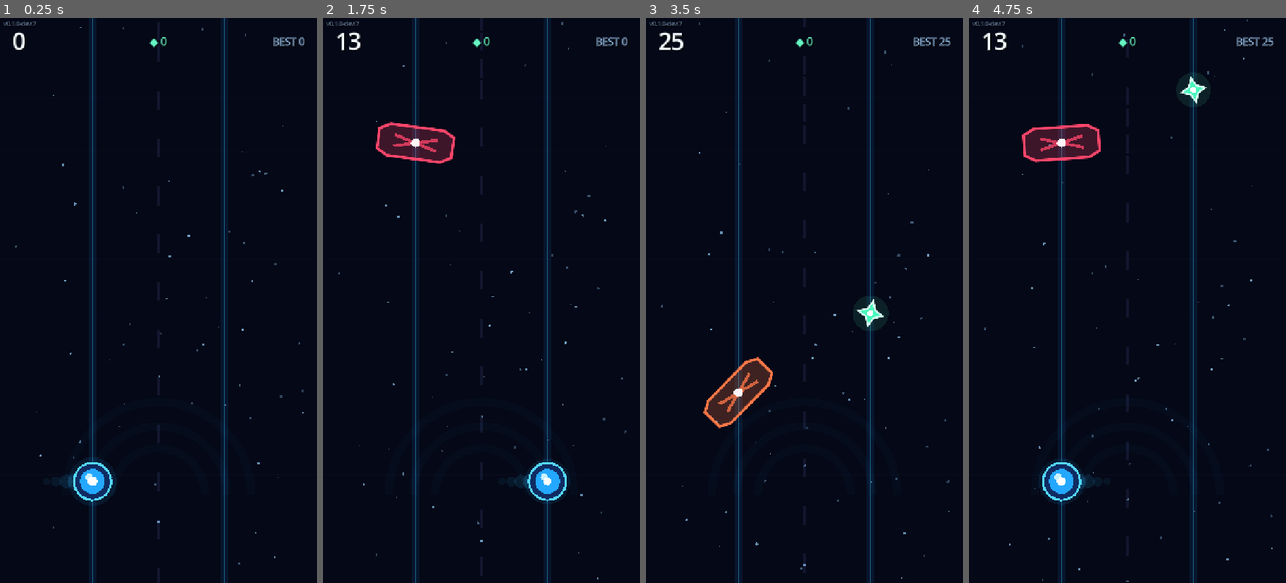
Above: before the commit, frames 1-4 (left to right).
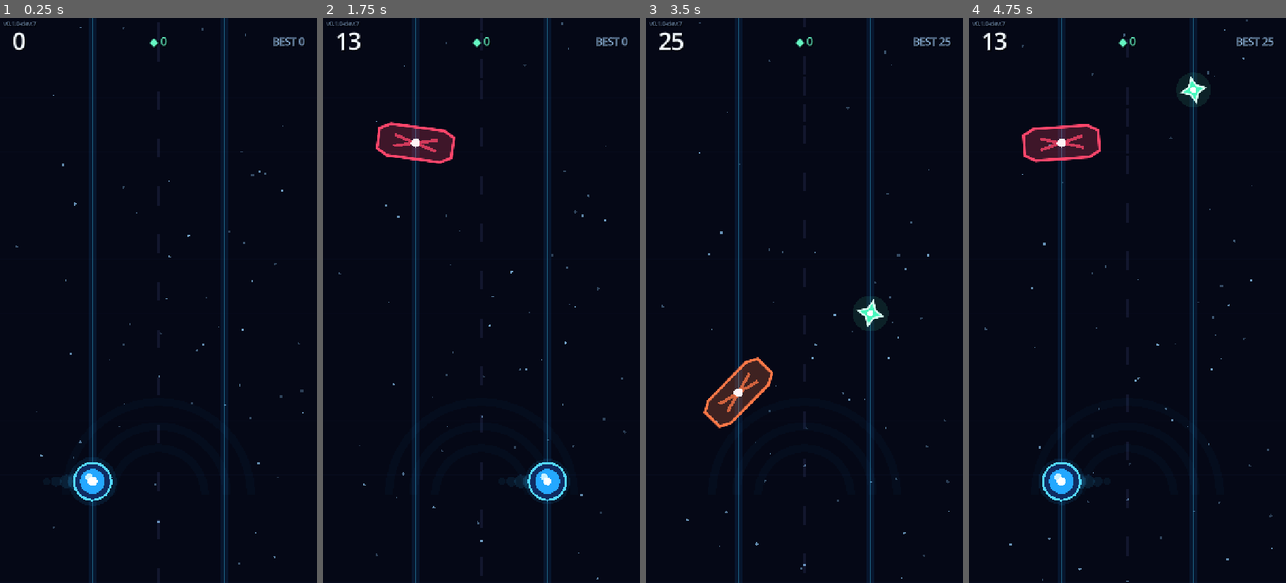
Above: after the commit, the same moments.

Repository: relijahbrewer01/Neon-Switch
Game: Godot game, scene res://scenes/main.tscn
Same seed, same stepped clock (60 frames per second), same inputs: the game is played once before the commit and once after it.
Inputs (mouse positions are in pixels of both pictures, inside the frame that each line leads up to):
- Up to frame 1 (0.25 s): no input
- Up to frame 2 (1.75 s): tap Enter at 0.5, 0.6 s; move the mouse to (551, 272) at 0.52 s; click (551, 272) at 0.67 s; tap Space at 0.77, 1.52 s; move the mouse to (418, 328) at 1.27 s; hold A from 1.28 s (still down); tap Keypad Enter at 1.35 s
- Up to frame 3 (3.5 s): move the mouse to (836, 176) at 2.02 s; release A at 2.03 s; tap Enter at 2.1 s; move the mouse to (788, 413) at 2.77 s; tap Keypad Enter at 2.85 s; click (788, 413) at 2.92 s; tap Space at 3.02 s
- Up to frame 4 (4.75 s): tap Enter at 3.5, 3.6 s; move the mouse to (1222, 385) at 3.52 s; hold A from 3.53 s (still down); tap Space at 3.77, 4.52 s; move the mouse to (1032, 215) at 4.27 s; tap Keypad Enter at 4.35 s

The runs differ from the first frame. In frame 1, less than 0.1% of the frame differs, in the area x 4-96%, y 1-96%; in frame 2, less than 0.1%; in frame 3, less than 0.1%, in the area x 4-96%, y 0-96%; in frame 4, less than 0.1%.

Commit message:
feat: extend procedural background across tall portraits

Diff:
--- a/scripts/background.gd
+++ b/scripts/background.gd
@@ -4,48 +4,70 @@
 var stars: Array[Dictionary] = []
 var drift := 0.0
 var intensity := 0.0
+var _canvas_size := GameBalance.VIEWPORT_SIZE
 
 func _ready() -> void:
     var rng := RandomNumberGenerator.new()
     rng.seed = 88421
     for i in range(64):
         stars.append({
-            "x": rng.randf_range(28.0, GameBalance.VIEWPORT_SIZE.x - 28.0),
-            "y": rng.randf_range(0.0, GameBalance.VIEWPORT_SIZE.y),
+            "x_ratio": rng.randf_range(0.04, 0.96),
+            "y_ratio": rng.randf_range(0.0, 1.0),
             "r": rng.randf_range(1.0, 3.2),
             "s": rng.randf_range(12.0, 42.0),
             "a": rng.randf_range(0.22, 0.78)
         })
-    queue_redraw()
+
+    var viewport := get_viewport()
+    var resize_callable := Callable(self, "_refresh_canvas_size")
+    if viewport and not viewport.size_changed.is_connected(resize_callable):
+        viewport.size_changed.connect(resize_callable)
+
+    _refresh_canvas_size()
 
 func _process(delta: float) -> void:
     drift = fmod(
         drift + delta * (38.0 + intensity * 32.0),
-        GameBalance.VIEWPORT_SIZE.y
+        _canvas_size.y
     )
     queue_redraw()
 
 func set_intensity(value: float) -> void:
     intensity = clampf(value, 0.0, 1.0)
 
+func canvas_size() -> Vector2:
+    return _canvas_size
+
+func _refresh_canvas_size() -> void:
+    var viewport_size := get_viewport_rect().size
+    if viewport_size.x <= 0.0 or viewport_size.y <= 0.0:
+        viewport_size = GameBalance.VIEWPORT_SIZE
+    _canvas_size = viewport_size
+    drift = fmod(drift, _canvas_size.y)
+    queue_redraw()
+
 func _draw() -> void:
-    var width := GameBalance.VIEWPORT_SIZE.x
-    var height := GameBalance.VIEWPORT_SIZE.y
+    var width := _canvas_size.x
+    var height := _canvas_size.y
     var center_x := width * 0.5
 
-    draw_rect(Rect2(Vector2.ZERO, GameBalance.VIEWPORT_SIZE), Color("050816"))
+    draw_rect(Rect2(Vector2.ZERO, _canvas_size), Color("050816"))
 
-    # Soft horizon bands.
-    for i in range(9):
+    # Soft horizon bands continue across expanded tall-phone viewports.
+    var band_count := ceili(height / 122.0) + 1
+    for i in range(band_count):
         var y := 180.0 + float(i) * 122.0
         var alpha := 0.018 + float(i % 2) * 0.012
         draw_rect(Rect2(0.0, y, width, 2.0), Color(0.25, 0.45, 0.95, alpha))
 
-    # Starfield drifting toward the player.
+    # Star positions are normalized so resizing does not leave the lower part
+    # of a tall display empty.
     for star in stars:
-        var y: float = fmod(float(star.y) + drift * float(star.s) / 24.0, height)
+        var star_x := float(star.x_ratio) * width
+        var base_y := float(star.y_ratio) * height
+        var y: float = fmod(base_y + drift * float(star.s) / 24.0, height)
         var radius: float = float(star.r) * (1.0 + intensity * 0.35)
-        draw_circle(Vector2(float(star.x), y), radius, Color(0.58, 0.82, 1.0, float(star.a)))
+        draw_circle(Vector2(star_x, y), radius, Color(0.58, 0.82, 1.0, float(star.a)))
 
     # The two neon rails.
     for x in GameBalance.LANE_X:
@@ -53,11 +75,12 @@
         draw_line(Vector2(x, 0.0), Vector2(x, height), Color(0.25, 0.82, 1.0, 0.42), 3.0)
 
     # Central divider gives the eye a speed reference.
-    for i in range(14):
+    var divider_count := ceili((height + 64.0) / 108.0) + 1
+    for i in range(divider_count):
         var y := fmod(float(i) * 108.0 + drift * 1.45, height + 64.0) - 64.0
         draw_line(Vector2(center_x, y), Vector2(center_x, y + 42.0), Color(0.34, 0.38, 0.68, 0.16), 4.0)
 
-    # Player-zone glow.
+    # Player-zone glow remains aligned with the gameplay player's fixed lane.
     for radius in [210.0, 155.0, 105.0]:
         draw_arc(
             Vector2(center_x, GameBalance.PLAYER_Y + 30.0),
